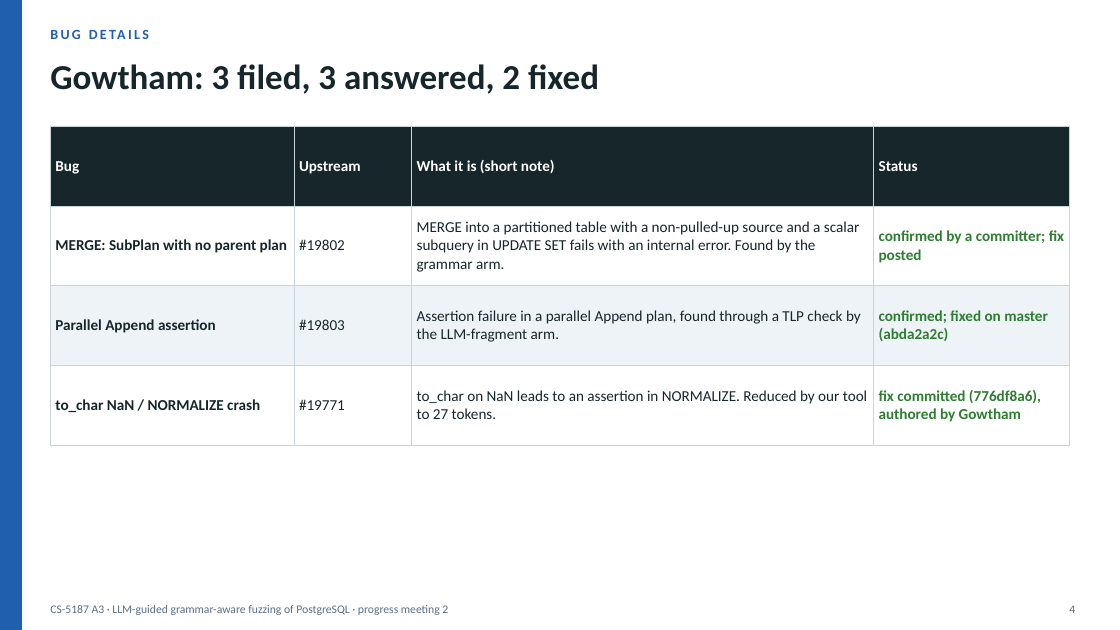
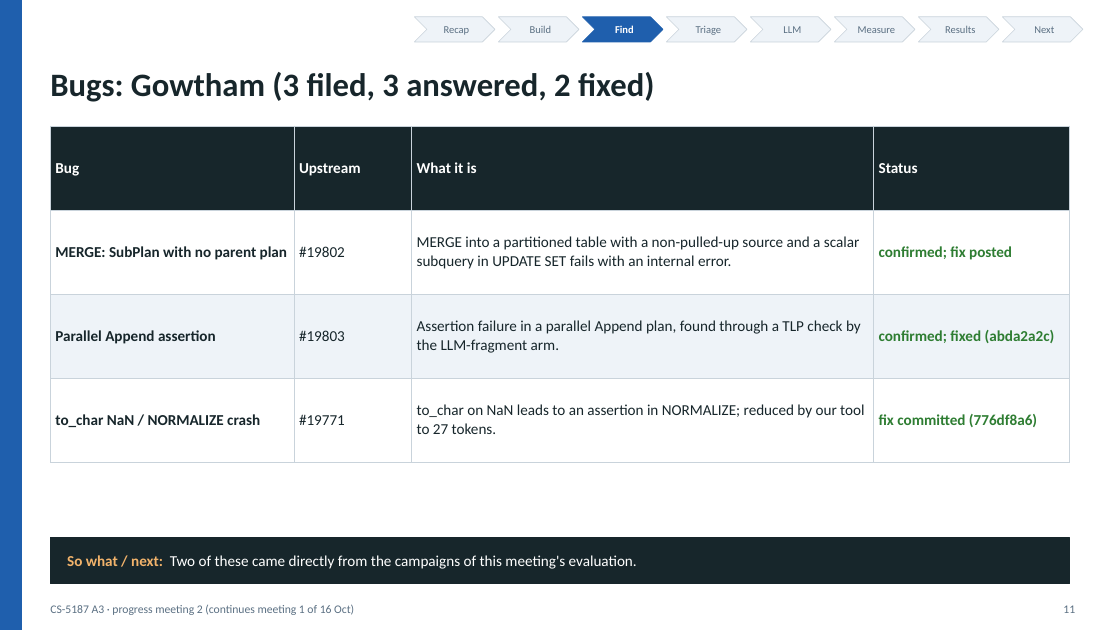
Before and after one commit to v28k/cs5187-term-project, a slide deck: slide 11 of docs/meeting2/deck/progress_meeting2.pptx (slide 4 before the commit). Drawn at 1120x630 pixels with LibreOffice and Linux fonts; fonts in the diff are those of the drawing. Boxes give left, top, right and bottom in pixels: in the first picture for what was removed or moved away, otherwise in the second. Text is boxed around its words. In the diff, an @@ line names an element or a change of style, - is before the commit and + after.

```diff
--- a/docs/meeting2/deck/progress_meeting2.pptx
+++ b/docs/meeting2/deck/progress_meeting2.pptx
@@ chevron added at (414, 17, 495, 42), fill #EEF3F8, outline #C9D3DB 0.5 pt @@
@@ text added at (444, 26, 470, 35), 9 pt, text #5B7083 @@
+Recap
@@ chevron added at (498, 17, 579, 42), fill #EEF3F8, outline #C9D3DB 0.5 pt @@
@@ text added at (530, 26, 552, 33), 9 pt, text #5B7083 @@
+Build
@@ chevron added at (582, 17, 663, 42), fill #1F5FAD, outline #1F5FAD 0.5 pt @@
@@ text added at (615, 25, 634, 33), 9 pt, text #FFFFFF, bold @@
+Find
@@ chevron added at (666, 17, 747, 42), fill #EEF3F8, outline #C9D3DB 0.5 pt @@
@@ text added at (696, 26, 722, 35), 9 pt, text #5B7083 @@
+Triage
@@ chevron added at (750, 17, 831, 42), fill #EEF3F8, outline #C9D3DB 0.5 pt @@
@@ text added at (783, 26, 801, 33), 9 pt, text #5B7083 @@
+LLM
@@ chevron added at (834, 17, 915, 42), fill #EEF3F8, outline #C9D3DB 0.5 pt @@
@@ text added at (858, 26, 896, 33), 9 pt, text #5B7083 @@
+Measure
@@ chevron added at (918, 17, 999, 42), fill #EEF3F8, outline #C9D3DB 0.5 pt @@
@@ text added at (945, 26, 975, 33), 9 pt, text #5B7083 @@
+Results
@@ chevron added at (1002, 17, 1083, 42), fill #EEF3F8, outline #C9D3DB 0.5 pt @@
@@ text added at (1034, 26, 1054, 33), 9 pt, text #5B7083 @@
+Next
@@ text at (50, 72, 654, 102): text changed; size 30 to 28 pt @@
-Gowtham: 3 filed, 3 answered, 2 fixed
+Bugs: Gowtham (3 filed, 3 answered, 2 fixed)
@@ table at (50, 126, 1070, 438) @@
-row 1, column 3: What it is (short note)
+row 1, column 3: What it is
-row 2, column 3: MERGE into a partitioned table with a non-pulled-up source and a scalar subquery in UPDATE SET fails with an internal error. Found by the grammar arm.
+row 2, column 3: MERGE into a partitioned table with a non-pulled-up source and a scalar subquery in UPDATE SET fails with an internal error.
-row 2, column 4: confirmed by a committer; fix posted
+row 2, column 4: confirmed; fix posted
-row 3, column 4: confirmed; fixed on master (abda2a2c)
+row 3, column 4: confirmed; fixed (abda2a2c)
-row 4, column 3: to_char on NaN leads to an assertion in NORMALIZE. Reduced by our tool to 27 tokens.
+row 4, column 3: to_char on NaN leads to an assertion in NORMALIZE; reduced by our tool to 27 tokens.
-row 4, column 4: fix committed (776df8a6), authored by Gowtham
+row 4, column 4: fix committed (776df8a6)
@@ text removed at (55, 161, 79, 174) @@
-BUG DETAILS
@@ rectangle added at (50, 538, 1070, 584), fill #17262B, outline #17262B 1 pt @@
@@ text added at (67, 555, 637, 569), 13 pt, text #FFFFFF @@
+So what / next: Two of these came directly from the campaigns of this meeting's evaluation.
@@ text at (50, 604, 354, 615): text changed @@
-CS-5187 A3 · LLM-guided grammar-aware fuzzing of PostgreSQL · progress meeting 2
+CS-5187 A3 · progress meeting 2 (continues meeting 1 of 16 Oct)
@@ text at (1063, 605, 1075, 613): text changed @@
-4
+11
```
Also in this commit, not shown: 10 other slides changed, 12 slides added, 7 slides removed, 6 other files.
